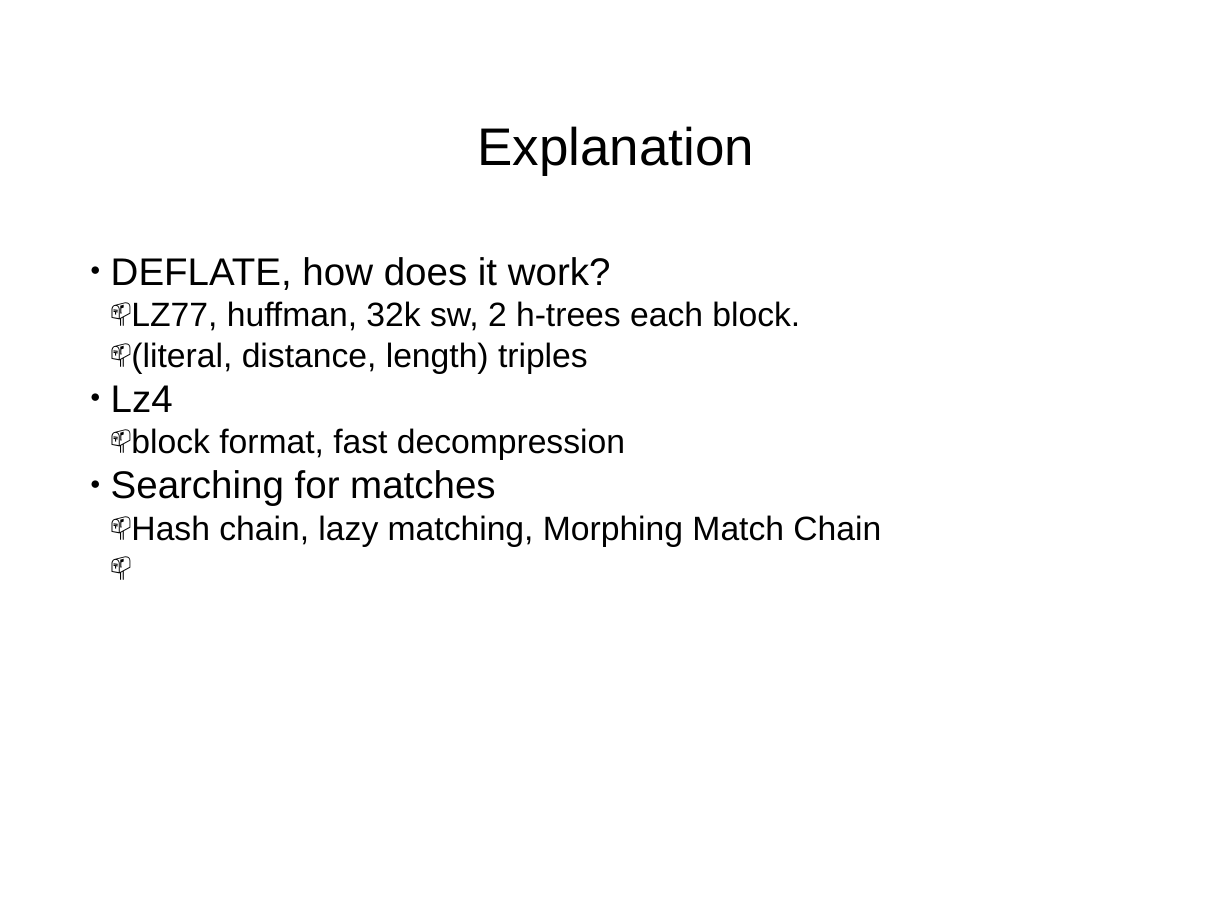
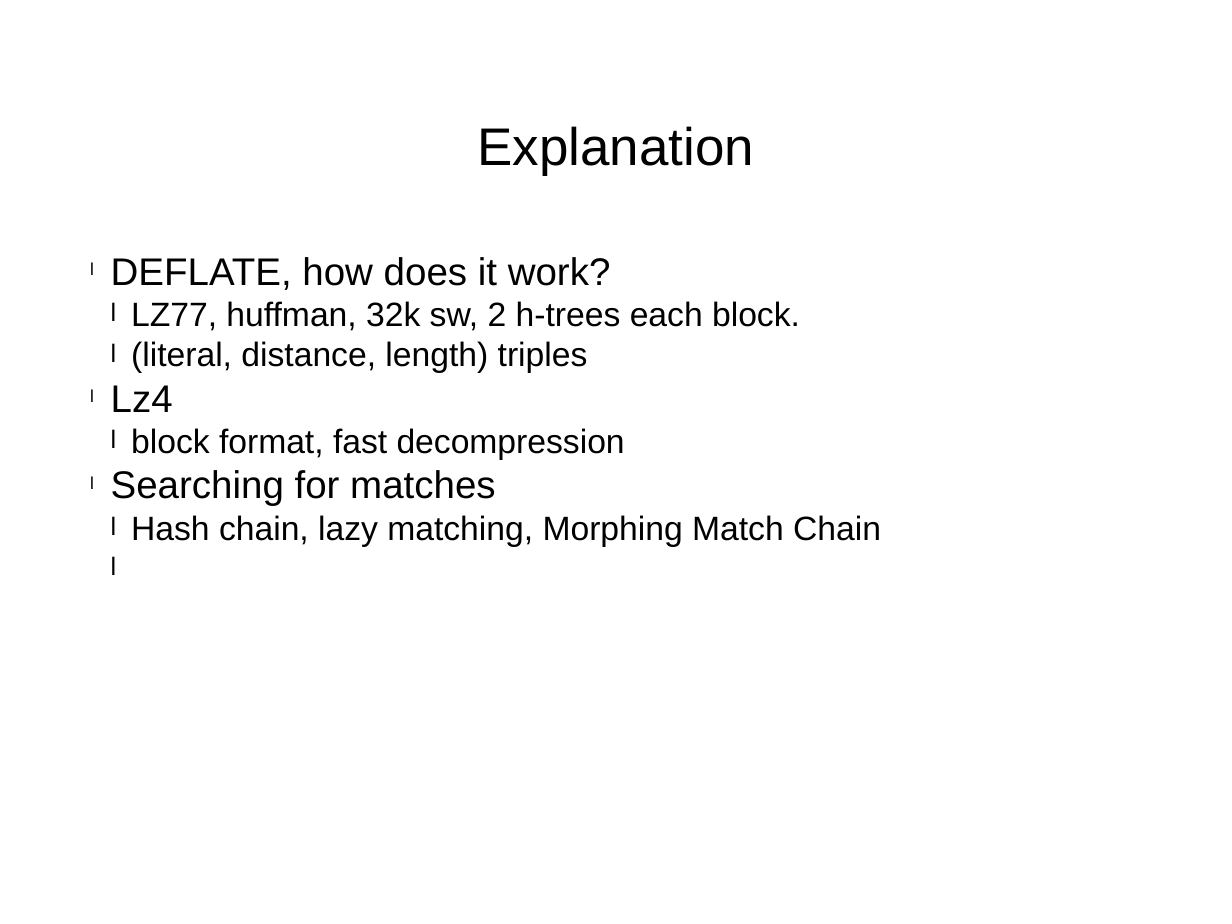
Before and after one commit to fredrikpe/lz4gzip, a slide deck: slide 10 of presentation_part1.pptx. Drawn at 1232x924 pixels with LibreOffice and Linux fonts; fonts in the diff are those of the drawing. Boxes give left, top, right and bottom in pixels: in the first picture for what was removed or moved away, otherwise in the second. Text is boxed around its words. In the diff, an @@ line names an element or a change of style, - is before the commit and + after.

```diff
--- a/presentation_part1.pptx
+++ b/presentation_part1.pptx
@@ text "DEFLATE, how does it work?" at bbox=[111, 257, 881, 547]: bullet ● to l; bullet 📫 to l @@
```
Also in this commit, not shown: 4 other slides changed.
